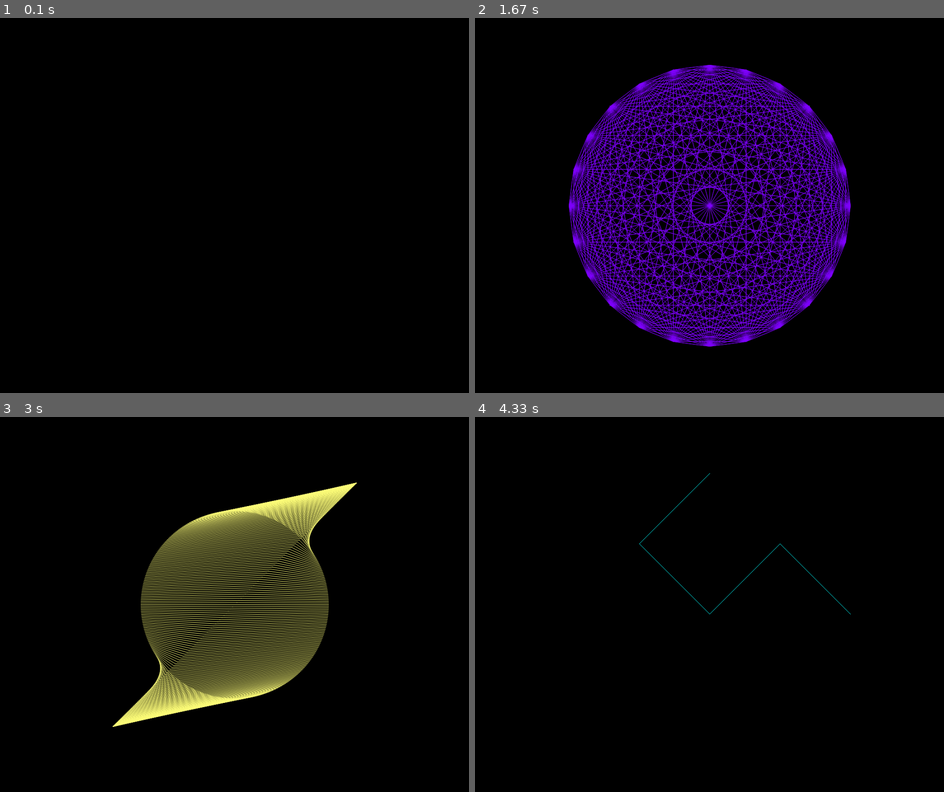
Above: before the commit, frames 1-4 (two rows, left to right).
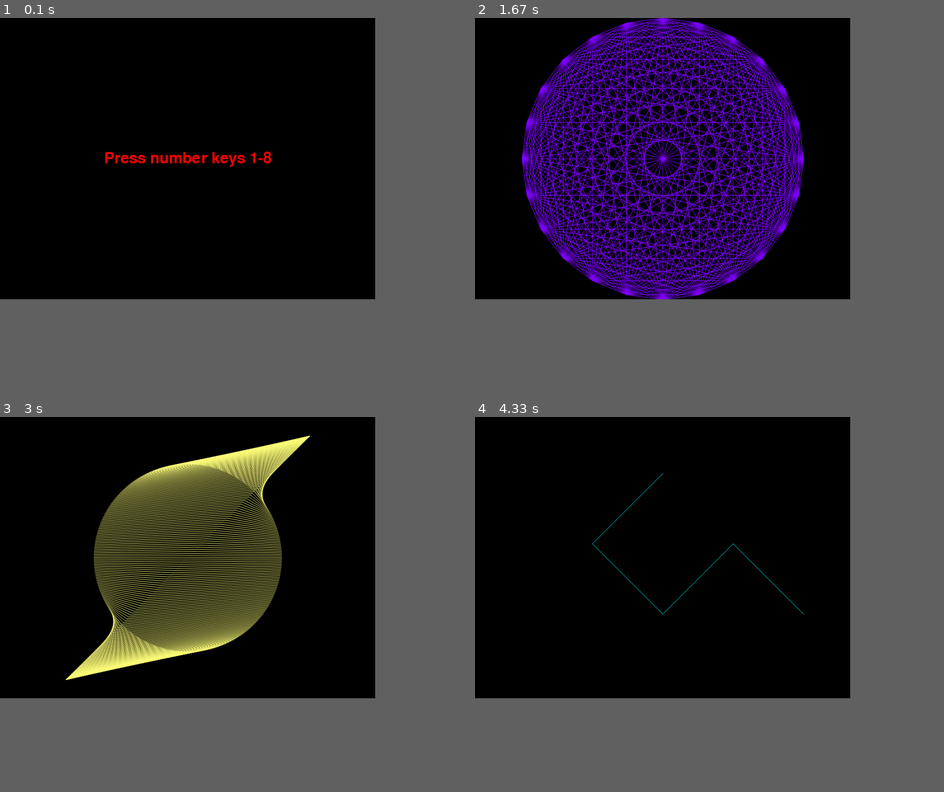
Above: after the commit, the same moments.

Repository: marianodominguez/pythonLab
Game: pygame game, started from pygame/draw_curves.py
Two runs of this game, one before a commit and one after it. Both use one fixed random seed, a clock stepped at 60 frames per second and the inputs below. The source is Python 2; it was converted automatically to run under Python 3.
Inputs:
- Up to frame 1 (0.1 s): no input
- Up to frame 2 (1.67 s): tap one key every 0.33 s from 0.33 s: 2 6 1 3
- Up to frame 3 (3 s): tap one key every 0.33 s from 1.67 s: 5 8 4 7
- Up to frame 4 (4.33 s): tap Enter at 3 s; tap 6 at 3.33 s
In our replay, the window is 900x720 before the commit and 720x540 after it. These sizes can differ from the game's own. Grey fills any space a smaller window leaves; there, only what the larger window draws over its background counts as a difference.

The runs differ from the first frame. In frame 1, 0.5% of the frame differs, in the area x 22-58%, y 35-40%; in frame 2, 34%, in the area x 10-81%, y 0-88%; in frame 3, 23%; in frame 4, 0.4%.

Commit message:
add test to curves example

Diff:
--- a/poc/pygamelib.py
+++ b/pygame/draw_curves.py
@@ -21,7 +21,7 @@
 
 def triangle():
   for x in xrange(-width/2,width/2,5):
-    pygame.draw.aaline(screen, (0,0,255) , adjxy(0,0), adjxy(x,height/2) )
+    pygame.draw.aaline(screen, pygame.Color("white") , adjxy(0,0), adjxy(x,height/2) )
 
 def diamond():
     r = 300
@@ -104,10 +104,21 @@
 def side(x):
     return x/2 * sqrt_2
 
-mode = width,height = 1000,800
+mode = width,height = 800,600
 
 pygame.init()
+
 screen = pygame.display.set_mode(mode)
+
+basicfont = pygame.font.SysFont(None, 48)
+text = basicfont.render('Press number keys 1-8', True, (255, 0, 0), (0, 0, 0))
+textrect = text.get_rect()
+textrect.centerx = screen.get_rect().centerx
+textrect.centery = screen.get_rect().centery
+screen.fill((0,0,0))
+screen.blit(text, textrect)
+pygame.display.update()
+
 l = 0
 ld =0
 
Empty file added: pygame/__init__.py
